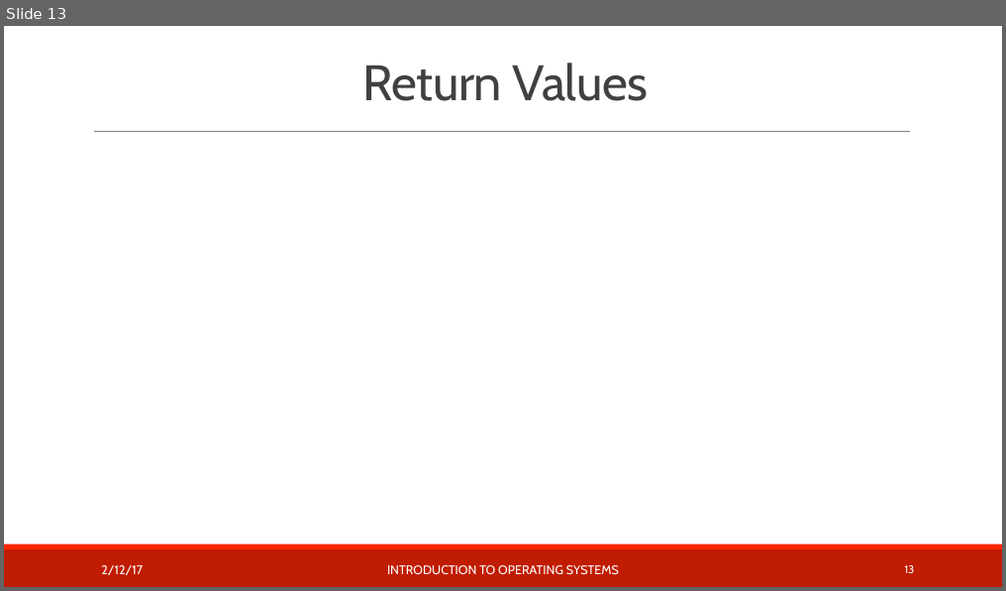
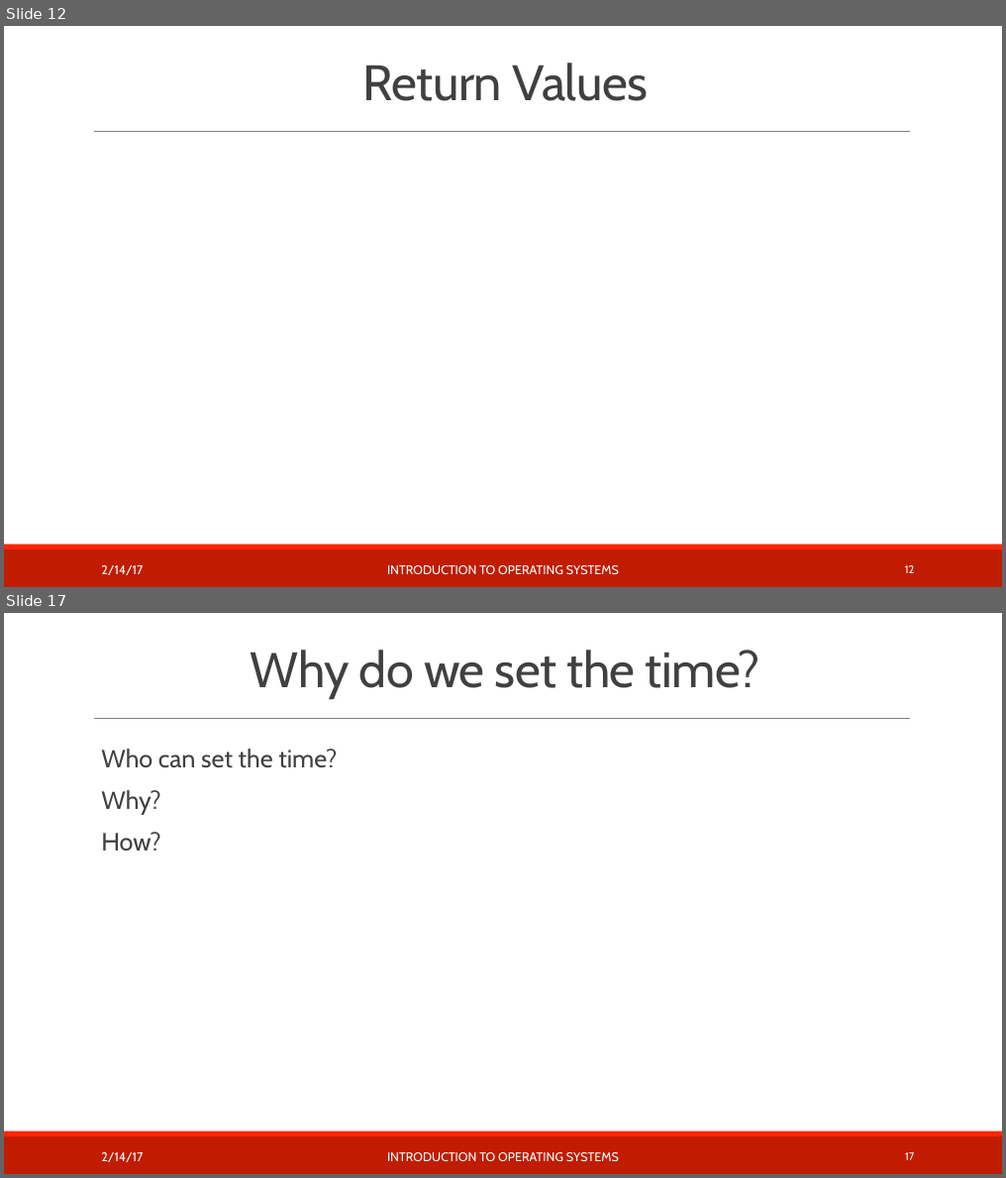
Before and after one commit to teachbsd/course, a slide deck: undergraduate/lectures/kernel-services.pptx. Shown one above the other, each under a label of ours: slide 13 before the commit, slides 12 and 17 after it; the slides between them are not shown. The pictures are 1006x591 and 1006x1178 pixels, drawn with LibreOffice and Linux fonts; fonts in the diff are those of the drawing; background and template pictures are left out. Boxes give left, top, right and bottom in pixels: in the first picture for what was removed or moved away, otherwise in the second. Text is boxed around its words. In the diff, an @@ line names an element or a change of style, - is before the commit and + after.

Commit message:
Flesh out with discussions of:
Timekeeping and clocks
Resource tracking and limiting
System processes

```diff
--- a/undergraduate/lectures/kernel-services.pptx
+++ b/undergraduate/lectures/kernel-services.pptx
@@ slide 17 added at <box>4,613,1002,1174</box>, background #FFFFFF; not listed: 3 template elements that a slide beside it also shows @@
@@ title added at <box>251,650,760,698</box>, 48 pt, text #404040 @@
+Why do we set the time?
@@ text added at <box>101,749,337,851</box>, 24 pt, text #404040 @@
+  Who can set the time?
+  Why?
+  How?
@@ text added at <box>101,1153,143,1162</box>, 12 pt, text #FFFFFF @@
+2/14/17
@@ text added at <box>387,1153,619,1161</box>, 12 pt, text #FFFFFF @@
+INTRODUCTION TO OPERATING SYSTEMS
@@ page number added at <box>905,1153,914,1160</box>, 10.5 pt, text #FFFFFF @@
+17
@@ what was slide 13 is now slide 12 @@
@@ slide 12 changed as well @@
@@ text at <box>101,566,143,575</box>: text changed @@
-2/12/17
+2/14/17
@@ page number at <box>905,566,915,573</box>: text changed @@
-13
+12
```
Also in this commit, not shown: 11 other slides changed, 10 other slides added.
